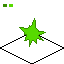
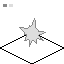
Layers edited between the first and the second w=64, h=64 image:
painted on "up" over [19, 18, 46, 47]
painted on "Background" over [3, 4, 13, 7]
